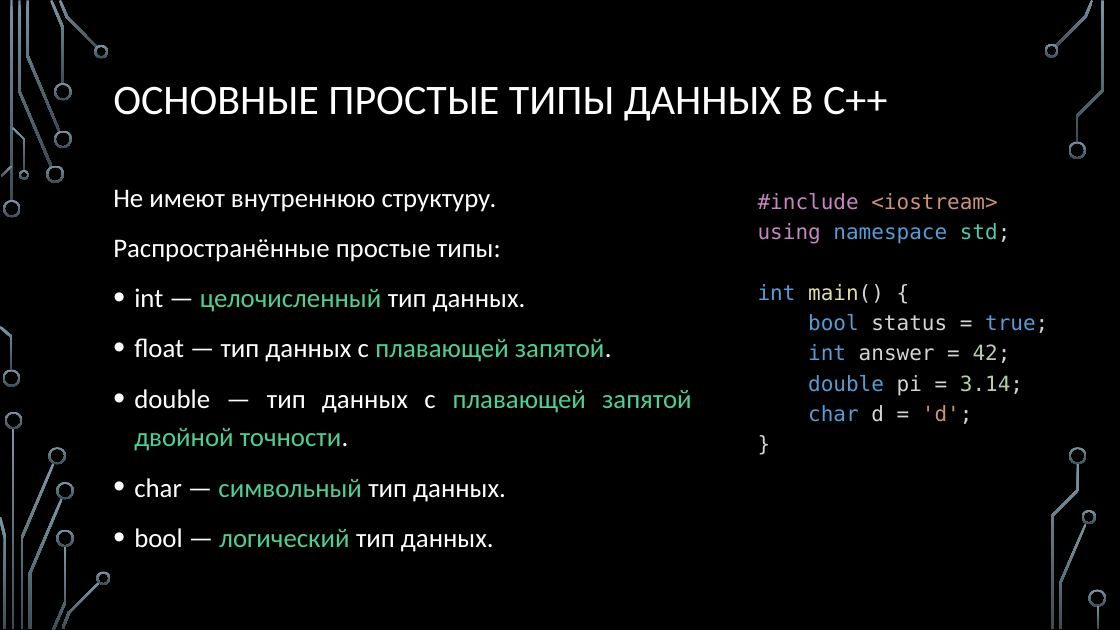
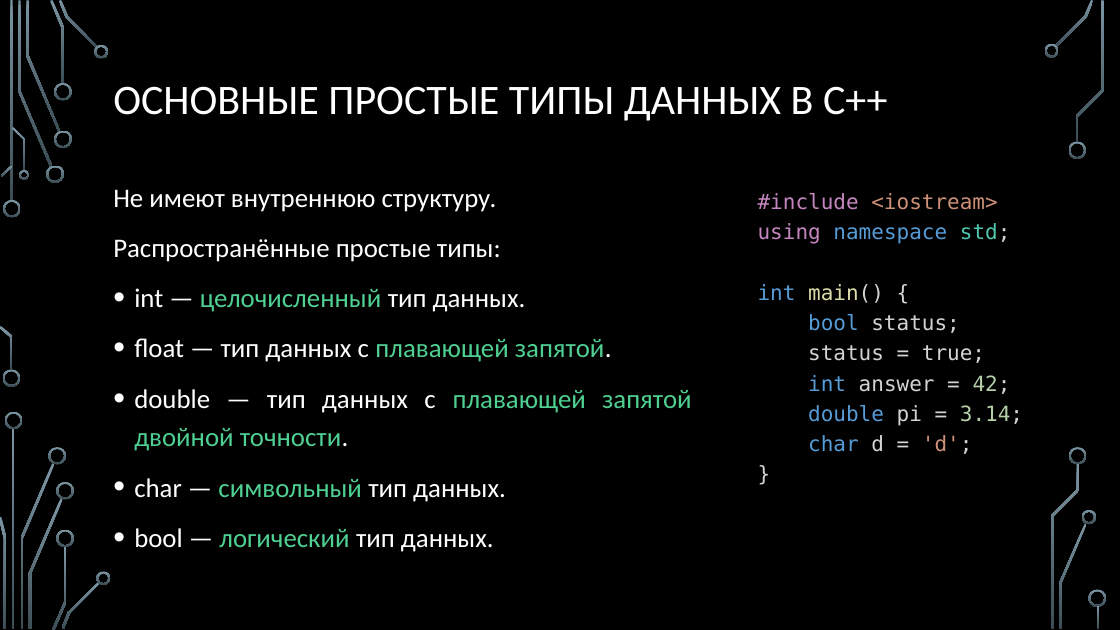
Before and after one commit to Denis-Source/algorithmic-computation, a slide deck: slide 4 of 4. Переменные/4. Переменные.pptx. Drawn at 1120x630 pixels with LibreOffice and Linux fonts; fonts in the diff are those of the drawing; background and template pictures are left out. Boxes give left, top, right and bottom in pixels: in the first picture for what was removed or moved away, otherwise in the second. Text is boxed around its words. In the diff, an @@ line names an element or a change of style, - is before the commit and + after.

```diff
--- a/4. Переменные/4. Переменные.pptx
+++ b/4. Переменные/4. Переменные.pptx
@@ text at <box>808,314,985,363</box>: text changed; text colour #569CD6 to #D4D4D4 @@
-bool status = true;
+bool status;
+status = true;
```
Also in this commit, not shown: 1 other slide changed, 2 other files.
